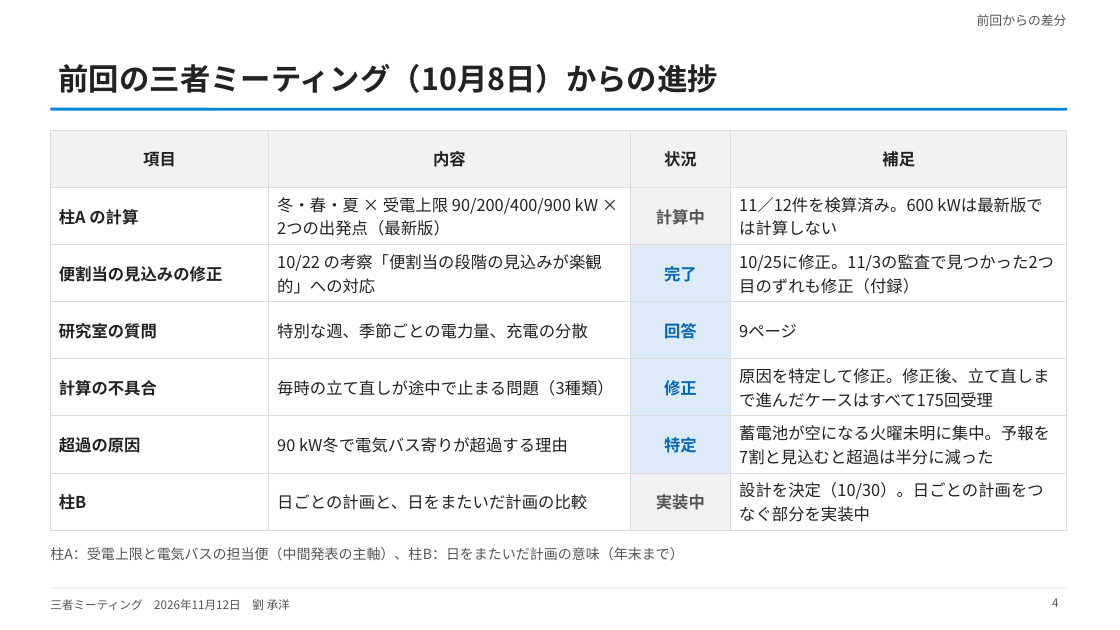
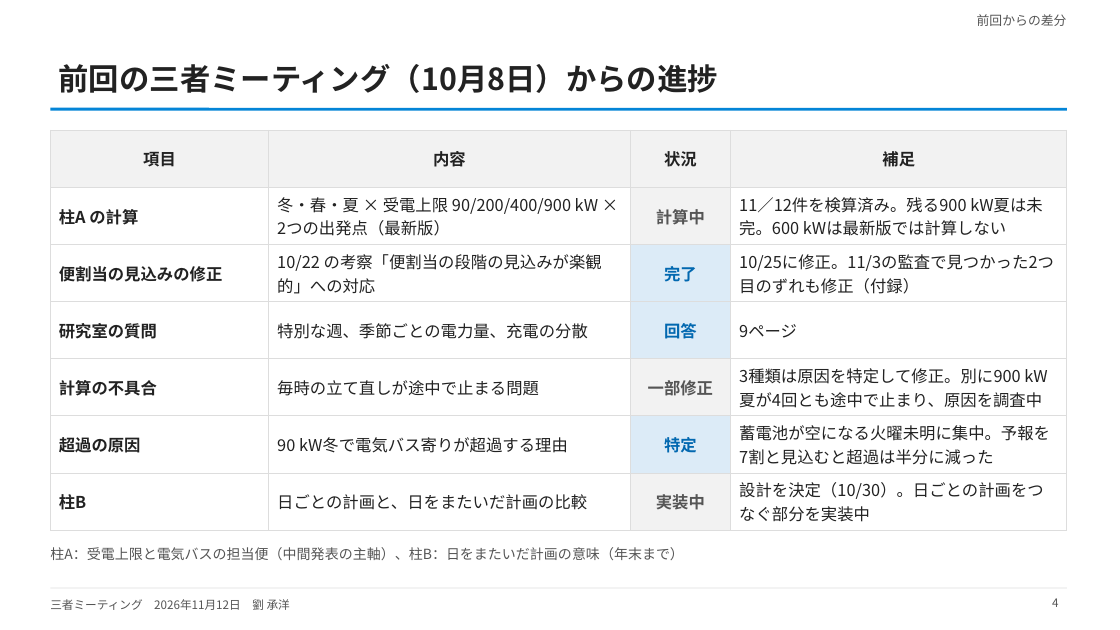
Before and after one commit to CYLIU2003/master-course, a slide deck: slide 4 of outcome/2026-11-12_three_party/three_party_20261112.pptx. Drawn at 1120x630 pixels with LibreOffice and Linux fonts; fonts in the diff are those of the drawing. Boxes give left, top, right and bottom in pixels: in the first picture for what was removed or moved away, otherwise in the second. Text is boxed around its words. In the diff, an @@ line names an element or a change of style, - is before the commit and + after.

```diff
--- a/outcome/2026-11-12_three_party/three_party_20261112.pptx
+++ b/outcome/2026-11-12_three_party/three_party_20261112.pptx
@@ table at (50,130,1067,526) @@
-row 2, column 4: 11／12件を検算済み。600 kWは最新版では計算しない
+row 2, column 4: 11／12件を検算済み。残る900 kW夏は未完。600 kWは最新版では計算しない
-row 5: 計算の不具合 | 毎時の立て直しが途中で止まる問題（3種類） | 修正 | 原因を特定して修正。修正後、立て直しまで進んだケースはすべて175回受理
+row 5: 計算の不具合 | 毎時の立て直しが途中で止まる問題 | 一部修正 | 3種類は原因を特定して修正。別に900 kW夏が4回とも途中で止まり、原因を調査中
@@ fill #DCEBF7 to #F2F2F2 in row 5, column 3 @@
```
Also in this commit, not shown: 15 other slides changed, 3 other files.
